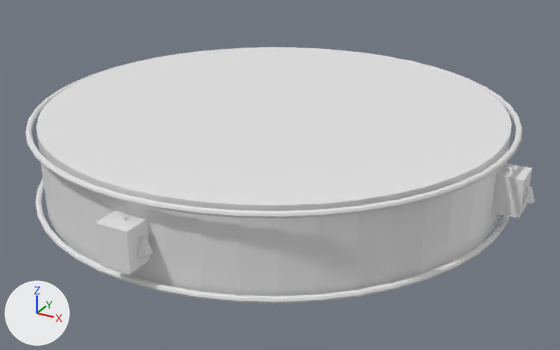
The glTF model assets-src/ship-modules/rcs-standard.glb: old version first, new version second.
Camera for both pictures: a camera (50 mm lens) standing at (4.5, -8.04, 3.59) and looking at (0.14, -0.11, -0.38). Lighting does not change. The marker at lower left points along +X, +Y and +Z. The older version comes first. Where no turn or scale is listed for an object, it has been applied to the vertices.

In view in the first picture: 'rcs_core', 'rcs_end_ring_-1.0', 'rcs_end_ring_1.0', 'rcs_noz_0_(0.22, 0, 0)', 'rcs_noz_3_(0, 0, 0.18)', 'rcs_noz_3_(0.22, 0, 0)', 'rcs_pod_0', 'rcs_pod_3'.
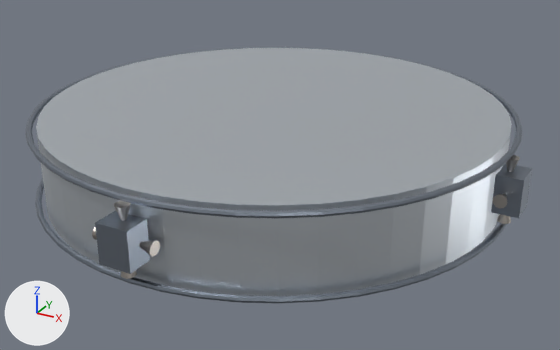
The newer file is also turned or shifted as a whole; pictures and numbers use the older file's frame.

Pixel boxes [x1, y1, x2, y2] of what changed, in the pictures (560 x 350 px):
'rcs_core', surface changed (darker): [36, 48, 512, 296] in both
'rcs_end_ring_-1.0', recoloured, surface changed: [25, 47, 522, 303] in both
'rcs_end_ring_1.0', recoloured, surface changed: [25, 47, 522, 303] in both
'rcs_pod_3', recoloured, surface changed (white to grey): [95, 211, 150, 274] in both
'rcs_pod_0', recoloured, surface changed (white to grey): [491, 163, 532, 218] in both
'rcs_pod_2', recoloured, surface changed (white to grey): [491, 163, 532, 218] in both
'rcs_noz_3_t-', added: after [139, 240, 160, 257]
'rcs_noz_3_z-', added: after [114, 201, 131, 221]
'rcs_noz_3_(0.22, 0, 0)', deleted: before [137, 236, 153, 257]
'rcs_noz_2_t+', added: after [493, 194, 507, 208]
'rcs_noz_0_(0.22, 0, 0)', deleted: before [523, 186, 535, 203]
'rcs_noz_2_z-', added: after [506, 155, 520, 172]
'rcs_noz_2_z+', added: after [497, 214, 511, 224]
'rcs_noz_3_z+', added: after [121, 270, 137, 279]
'rcs_noz_3_(0, 0, 0.18)', deleted: before [119, 215, 128, 221]

What the commit changed:
In material 'mat_hull' (mat_mat_hull), metallic goes from 0.0 to 1.0.
Material 'mat_hull_dark' (mat_mat_hull_dark) changes colour from white #e7e7e7 to grey #9099a6; in linear values from (0.8, 0.8, 0.8) to (0.28, 0.32, 0.38).
In material 'mat_hull_dark' (mat_mat_hull_dark), metallic goes from 0.0 to 1.0.
Mesh me_rcs_noz_3_z_1 is new.
It is a 12-sided cut cone along z (radius 0.03 at the low end, 0.08 at the high end) spanning x -0.08..0.08, y -3.03..-2.87, z 0.225..0.385.
It uses material mat_mat_nozzle_rib (light grey #bfb8b1).
Mesh me_rcs_noz_3_z is new.
It is a 12-sided cut cone along z (radius 0.08 at the low end, 0.03 at the high end) spanning x -0.08..0.08, y -3.03..-2.87, z -0.385..-0.225.
It uses material mat_mat_nozzle_rib (light grey #bfb8b1).
Mesh me_rcs_noz_3_t_1 is new.
It is a 12-sided cut cone along x (radius 0.03 at the low end, 0.08 at the high end) spanning x 0.19..0.35, y -3.03..-2.87, z -0.08..0.08.
It uses material mat_mat_nozzle_rib (light grey #bfb8b1).
Mesh me_rcs_noz_3_t is new.
It is a 12-sided cut cone along x (radius 0.08 at the low end, 0.03 at the high end) spanning x -0.35..-0.19, y -3.03..-2.87, z -0.08..0.08.
It uses material mat_mat_nozzle_rib (light grey #bfb8b1).
Mesh me_rcs_noz_2_z_1 is new.
It is a 12-sided cut cone along z (radius 0.03 at the low end, 0.08 at the high end) spanning x 2.87..3.03, y -0.08..0.08, z 0.225..0.385.
It uses material mat_mat_nozzle_rib (light grey #bfb8b1).
Mesh me_rcs_noz_2_z is new.
It is a 12-sided cut cone along z (radius 0.08 at the low end, 0.03 at the high end) spanning x 2.87..3.03, y -0.08..0.08, z -0.385..-0.225.
It uses material mat_mat_nozzle_rib (light grey #bfb8b1).
Mesh me_rcs_noz_2_t is new.
It is a 12-sided cut cone along y (radius 0.08 at the low end, 0.03 at the high end) spanning x 2.87..3.03, y -0.35..-0.19, z -0.08..0.08.
It uses material mat_mat_nozzle_rib (light grey #bfb8b1).
Object 'rcs_noz_0_(0.22, 0, 0)' (ob_rcs_noz_0__0_22__0__0) is deleted.
Object 'rcs_noz_3_(0.22, 0, 0)' (ob_rcs_noz_3__0_22__0__0) is deleted.
Object 'rcs_noz_3_(0, 0, 0.18)' (ob_rcs_noz_3__0__0__0_18) is deleted.
Object 'rcs_noz_3_z-' (ob_rcs_noz_3_z_1) is new; it shows me_rcs_noz_3_z_1.
Its location is (0.0, 0.0, 0.0).
Object 'rcs_noz_3_z+' (ob_rcs_noz_3_z) is new; it shows me_rcs_noz_3_z.
Its location is (0.0, 0.0, 0.0).
Object 'rcs_noz_3_t-' (ob_rcs_noz_3_t_1) is new; it shows me_rcs_noz_3_t_1.
Its location is (0.0, 0.0, 0.0).
Object 'rcs_noz_3_t+' (ob_rcs_noz_3_t) is new; it shows me_rcs_noz_3_t.
Its location is (0.0, 0.0, 0.0).
Object 'rcs_noz_2_z-' (ob_rcs_noz_2_z_1) is new; it shows me_rcs_noz_2_z_1.
Its location is (0.0, 0.0, 0.0).
Object 'rcs_noz_2_z+' (ob_rcs_noz_2_z) is new; it shows me_rcs_noz_2_z.
Its location is (0.0, 0.0, 0.0).
Object 'rcs_noz_2_t+' (ob_rcs_noz_2_t) is new; it shows me_rcs_noz_2_t.
Its location is (0.0, 0.0, 0.0).
